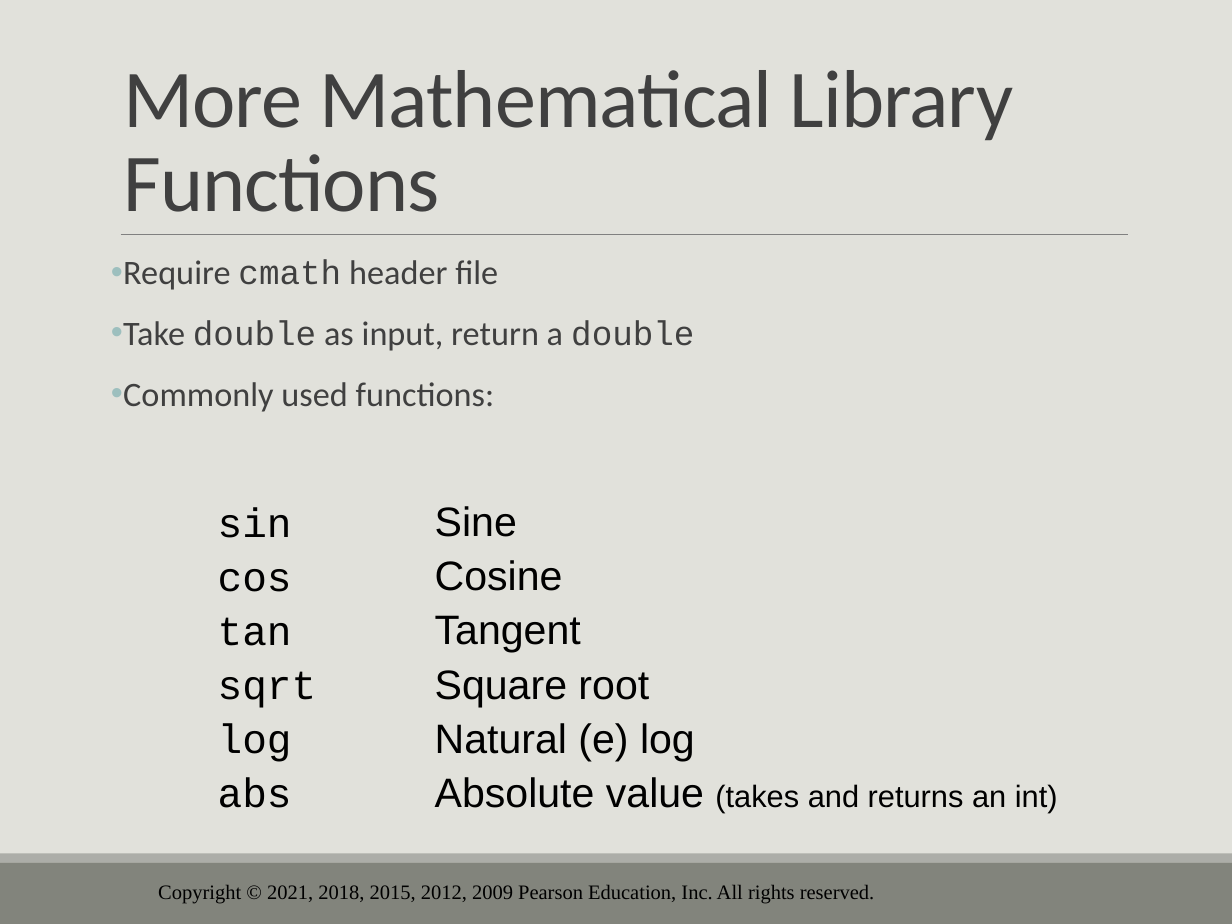
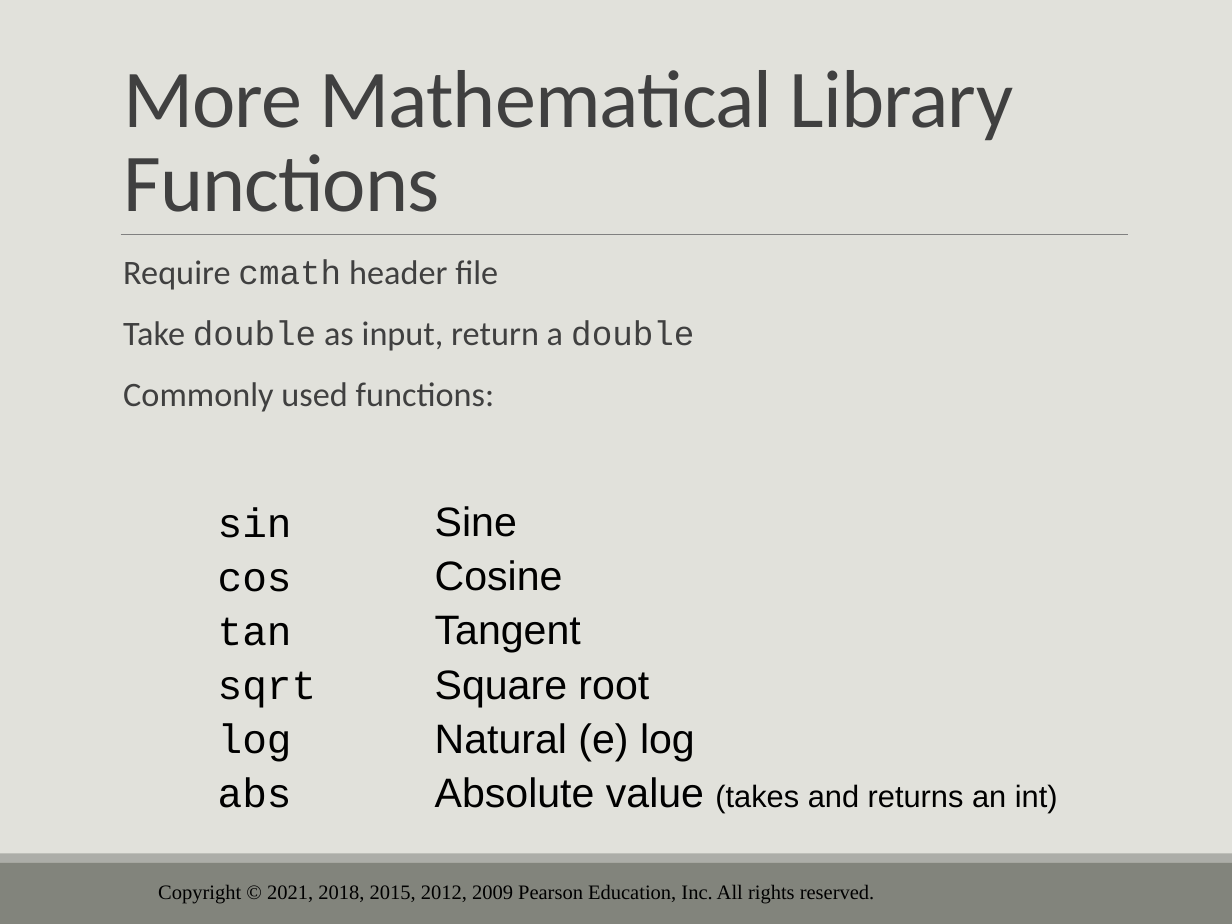
Before and after one commit to drolsonmi/eng1400, a slide deck: slide 50 of 1400_03_Expressions and Interactivity.pptx (slide 55 before the commit). Drawn at 1232x924 pixels with LibreOffice and Linux fonts; fonts in the diff are those of the drawing; background and template pictures are left out. Boxes give left, top, right and bottom in pixels: in the first picture for what was removed or moved away, otherwise in the second. Text is boxed around its words. In the diff, an @@ line names an element or a change of style, - is before the commit and + after.

```diff
--- a/1400_03_Expressions and Interactivity.pptx
+++ b/1400_03_Expressions and Interactivity.pptx
@@ text "Require cmath header file" at <box>123,259,694,412</box>: bullet • to   @@
```
Also in this commit, not shown: 7 other slides changed, 1 slide added, 6 slides removed, 5 other files.
